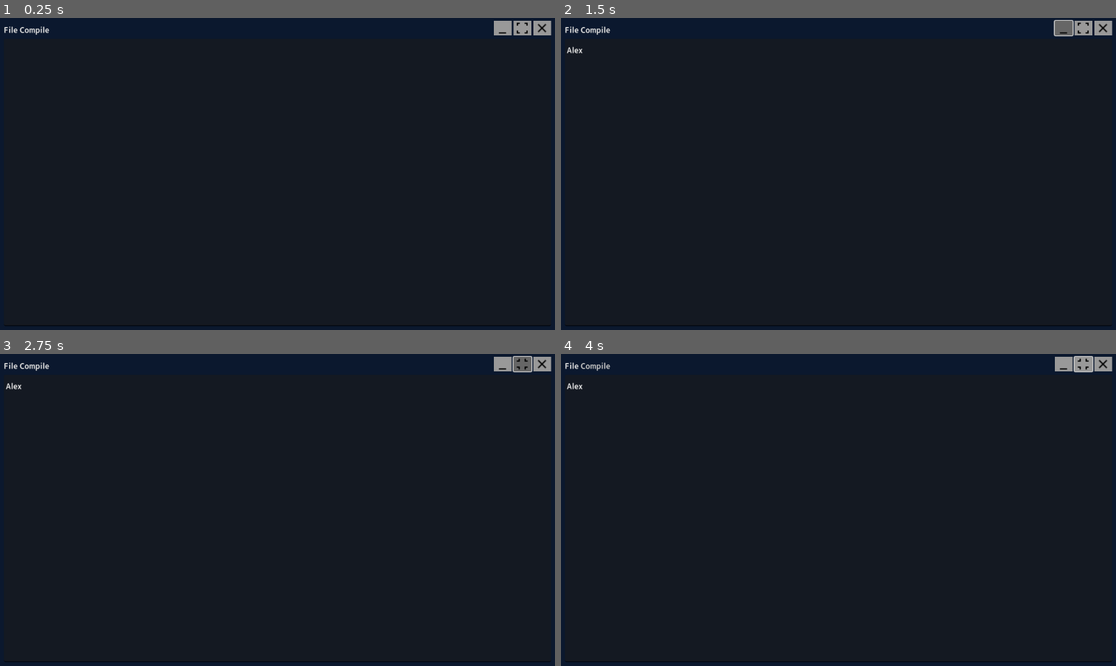
Above: before the commit, frames 1-4 (two rows, left to right).
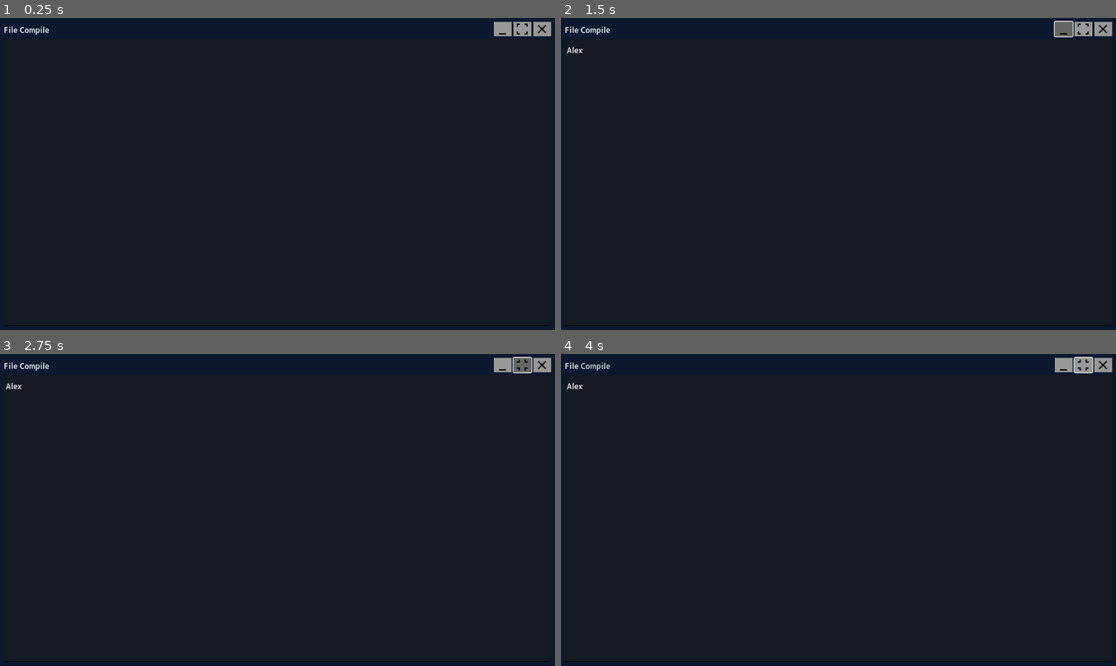
Above: after the commit, the same moments.

Repository: Yanis-mnh/Snake-compiler
Game: Godot game, scene res://scean/editeur/editeur_text.tscn
The game is run twice, just before and just after one commit, with the same random seed, the same clock (stepped at 60 frames per second) and the same inputs. This scene is started directly instead of the project's main scene.
Inputs (mouse positions are in pixels of both pictures, inside the frame that each line leads up to; where the layout moved, square brackets give the same spot in the first picture):
- Up to frame 1 (0.25 s): no input
- Up to frame 2 (1.5 s): click (838, 183) at 0.52 s; type "Alex" at 0.6 s; click (1066, 30) [1066, 27] at 1.25 s
- Up to frame 3 (2.75 s): click (521, 366) [521, 363] at 2 s
- Up to frame 4 (4 s): click "File" at 2.75 s; click "Compile" at 3.5 s

The runs differ from the first frame. In frame 1, 0.1% of the frame differs, in the area x 88-100%, y 0-7%; in frame 2, 0.2%; in frame 3, 0.2%; in frame 4, 0.2%.

Commit message:
changing the struct of the file and adding fonction file that will contien all fonction

Diff:
--- a/project.godot
+++ b/project.godot
@@ -20,6 +20,14 @@
 window/size/borderless=true
 window/stretch/aspect="expand"
 
+[input]
+
+LMB={
+"deadzone": 0.5,
+"events": [Object(InputEventMouseButton,"resource_local_to_scene":false,"resource_name":"","device":-1,"window_id":0,"alt_pressed":false,"shift_pressed":false,"ctrl_pressed":false,"meta_pressed":false,"button_mask":1,"position":Vector2(86, 10),"global_position":Vector2(89, 42),"factor":1.0,"button_index":1,"pressed":true,"double_click":false,"script":null)
+]
+}
+
 [rendering]
 
 renderer/rendering_method="gl_compatibility"
--- a/scean/editeur/editeur_text.gd
+++ b/scean/editeur/editeur_text.gd
@@ -8,10 +8,10 @@
 	quit
 	}
 
-@onready var dropMenuFile = $MenuBar/HBoxContainer/MenuButton
+@onready var dropMenuFile = $"title bar/MenuBar/HBoxContainer/MenuButton"
 @onready var open_file_window = $OpenFileWindow
 @onready var save_file_window = $SaveFileWindow
-@onready var menu_button_analyse = $MenuBar/HBoxContainer/MenuButtonAnalyse
+@onready var menu_button_analyse = $"title bar/MenuBar/HBoxContainer/MenuButtonAnalyse"
 @onready var text_edit = $TextEdit
 
 var app_name = "snake"
@@ -23,6 +23,7 @@
 	update_window_name()
 	dropMenuFile.get_popup().connect("id_pressed",on_item_pressed)
 	menu_button_analyse.get_popup().connect("id_pressed",on_analyse)
+
 
 func update_window_name():
 	DisplayServer.window_set_title(app_name +" _ "+ current_file)
@@ -46,7 +47,8 @@
 	var item_id = dropMenuFile.get_popup().get_item_id(id)
 	match item_id:
 		file_option.new_file:
-			pass
+			current_file = "Untitled"
+			text_edit.text = "";
 		file_option.load_file:
 			open_file_window.popup_centered()
 		file_option.save_file:
--- a/scean/editeur/editeur_text.tscn
+++ b/scean/editeur/editeur_text.tscn
@@ -1,10 +1,11 @@
-[gd_scene load_steps=13 format=3 uid="uid://pdbqmfai7ilx"]
+[gd_scene load_steps=14 format=3 uid="uid://pdbqmfai7ilx"]
 
 [ext_resource type="Script" path="res://scean/editeur/editeur_text.gd" id="1_enrew"]
 [ext_resource type="FontFile" uid="uid://cr8ee23yrkav0" path="res://assets/font_M_PLUS_Rounded_1c/MPLUSRounded1c-Bold.ttf" id="1_y4xlf"]
 [ext_resource type="Script" path="res://scean/editeur/windowGestion.gd" id="2_s6d8p"]
 [ext_resource type="Texture2D" uid="uid://cqrdc55u38xvy" path="res://assets/icons/minimize.png" id="3_bwlfh"]
 [ext_resource type="Script" path="res://scean/editeur/TextEdit.gd" id="3_dib2g"]
+[ext_resource type="Script" path="res://scean/editeur/title bar.gd" id="3_n8v7h"]
 [ext_resource type="Texture2D" uid="uid://6gh0fngyee3q" path="res://assets/icons/close_icon.png" id="4_eeqtw"]
 [ext_resource type="Texture2D" uid="uid://chmaqbsfuloim" path="res://assets/icons/maximize.png" id="4_pior6"]
 
@@ -49,44 +50,51 @@
 grow_vertical = 2
 color = Color(0.0431373, 0.0941176, 0.180392, 1)
 
-[node name="MenuWindow" type="MenuBar" parent="."]
+[node name="title bar" type="Control" parent="."]
 layout_mode = 1
-anchors_preset = 1
-anchor_left = 1.0
+anchors_preset = 10
 anchor_right = 1.0
-offset_left = -216.0
-offset_top = 2.0
-offset_bottom = 42.0
-grow_horizontal = 0
-script = ExtResource("2_s6d8p")
+offset_bottom = 43.0
+grow_horizontal = 2
+script = ExtResource("3_n8v7h")
 
-[node name="HBoxContainer" type="HBoxContainer" parent="MenuWindow"]
+[node name="MenuWindow" type="MenuBar" parent="title bar"]
 layout_mode = 1
 anchors_preset = 1
 anchor_left = 1.0
 anchor_right = 1.0
 offset_left = -136.0
-offset_top = 4.0
+offset_bottom = 43.0
+grow_horizontal = 0
+script = ExtResource("2_s6d8p")
+
+[node name="HBoxContainer" type="HBoxContainer" parent="title bar/MenuWindow"]
+layout_mode = 1
+anchors_preset = 1
+anchor_left = 1.0
+anchor_right = 1.0
+offset_left = -136.0
+offset_top = 8.0
 offset_right = -8.0
-offset_bottom = 34.0
+offset_bottom = 38.0
 grow_horizontal = 0
 alignment = 2
 
-[node name="minimaze" type="Button" parent="MenuWindow/HBoxContainer"]
+[node name="minimaze" type="Button" parent="title bar/MenuWindow/HBoxContainer"]
 custom_minimum_size = Vector2(37, 30)
 layout_mode = 2
 icon = ExtResource("3_bwlfh")
 icon_alignment = 1
 expand_icon = true
 
-[node name="big_small" type="Button" parent="MenuWindow/HBoxContainer"]
+[node name="big_small" type="Button" parent="title bar/MenuWindow/HBoxContainer"]
 custom_minimum_size = Vector2(37, 30)
 layout_mode = 2
 icon = ExtResource("4_pior6")
 icon_alignment = 1
 expand_icon = true
 
-[node name="Close" type="Button" parent="MenuWindow/HBoxContainer"]
+[node name="Close" type="Button" parent="title bar/MenuWindow/HBoxContainer"]
 custom_minimum_size = Vector2(37, 30)
 layout_mode = 2
 theme = SubResource("Theme_i77d8")
@@ -94,22 +102,22 @@
 icon_alignment = 1
 expand_icon = true
 
-[node name="MenuBar" type="MenuBar" parent="."]
+[node name="MenuBar" type="MenuBar" parent="title bar"]
 layout_mode = 1
 anchors_preset = 10
 anchor_right = 1.0
 offset_left = 8.0
-offset_right = -704.0
+offset_right = -810.0
 offset_bottom = 43.0
 grow_horizontal = 2
 flat = true
 
-[node name="HBoxContainer" type="HBoxContainer" parent="MenuBar"]
+[node name="HBoxContainer" type="HBoxContainer" parent="title bar/MenuBar"]
 layout_mode = 0
 offset_right = 376.0
 offset_bottom = 51.0
 
-[node name="MenuButton" type="MenuButton" parent="MenuBar/HBoxContainer"]
+[node name="MenuButton" type="MenuButton" parent="title bar/MenuBar/HBoxContainer"]
 layout_mode = 2
 text = "File"
 switch_on_hover = true
@@ -125,7 +133,7 @@
 popup/item_4/text = "Quit"
 popup/item_4/id = 4
 
-[node name="MenuButtonAnalyse" type="MenuButton" parent="MenuBar/HBoxContainer"]
+[node name="MenuButtonAnalyse" type="MenuButton" parent="title bar/MenuBar/HBoxContainer"]
 layout_mode = 2
 text = "Compile"
 switch_on_hover = true
@@ -172,9 +180,11 @@
 access = 2
 filters = PackedStringArray("..snk")
 
-[connection signal="pressed" from="MenuWindow/HBoxContainer/minimaze" to="MenuWindow" method="_on_minimaze_pressed"]
-[connection signal="pressed" from="MenuWindow/HBoxContainer/big_small" to="MenuWindow" method="_on_big_small_pressed"]
-[connection signal="pressed" from="MenuWindow/HBoxContainer/Close" to="MenuWindow" method="_on_close_pressed"]
+[connection signal="mouse_entered" from="title bar" to="title bar" method="_on_mouse_entered"]
+[connection signal="mouse_exited" from="title bar" to="title bar" method="_on_mouse_exited"]
+[connection signal="pressed" from="title bar/MenuWindow/HBoxContainer/minimaze" to="title bar/MenuWindow" method="_on_minimaze_pressed"]
+[connection signal="pressed" from="title bar/MenuWindow/HBoxContainer/big_small" to="title bar/MenuWindow" method="_on_big_small_pressed"]
+[connection signal="pressed" from="title bar/MenuWindow/HBoxContainer/Close" to="title bar/MenuWindow" method="_on_close_pressed"]
 [connection signal="text_changed" from="TextEdit" to="." method="_on_text_edit_text_changed"]
 [connection signal="file_selected" from="OpenFileWindow" to="." method="_on_open_file_window_file_selected"]
 [connection signal="file_selected" from="SaveFileWindow" to="." method="_on_save_file_window_file_selected"]
--- /dev/null
+++ b/scean/editeur/title bar.gd
@@ -0,0 +1,21 @@
+extends Control
+
+var canMove = false
+var init_pos
+var isMoving = false
+
+func _process(_delta):
+	if Input.is_action_just_pressed("LMB") && canMove == true:
+		init_pos = get_local_mouse_position()
+		isMoving = true
+	if Input.is_action_just_released("LMB"):
+		isMoving = false
+	if isMoving == true:
+		DisplayServer.window_set_position( DisplayServer.window_get_position() + Vector2i(get_global_mouse_position() -init_pos ))
+
+
+func _on_mouse_entered():
+	canMove = true
+
+func _on_mouse_exited():
+	canMove = false
Not shown, changed: analyseur/analyse lex/Makefile.win
Not shown, added: analyseur/analyse lex/analysuer_lex.dev
Not shown, added: analyseur/analyse lex/analysuer_lex.exe
Not shown, added: analyseur/analyse lex/analysuer_lex.layout
Not shown, changed: analyseur/analyse lex/datatype.h
Not shown, added: analyseur/analyse lex/datatype.h.gch
Not shown, added: analyseur/analyse lex/fonctions.c
Not shown, added: analyseur/analyse lex/fonctions.h
Not shown, added: analyseur/analyse lex/fonctions.h.gch
Not shown, added: analyseur/analyse lex/fonctions.o
Not shown, changed: analyseur/analyse lex/lex.c
Not shown, removed: analyseur/analyse lex/lex.exe
(and 3 more such lines)
